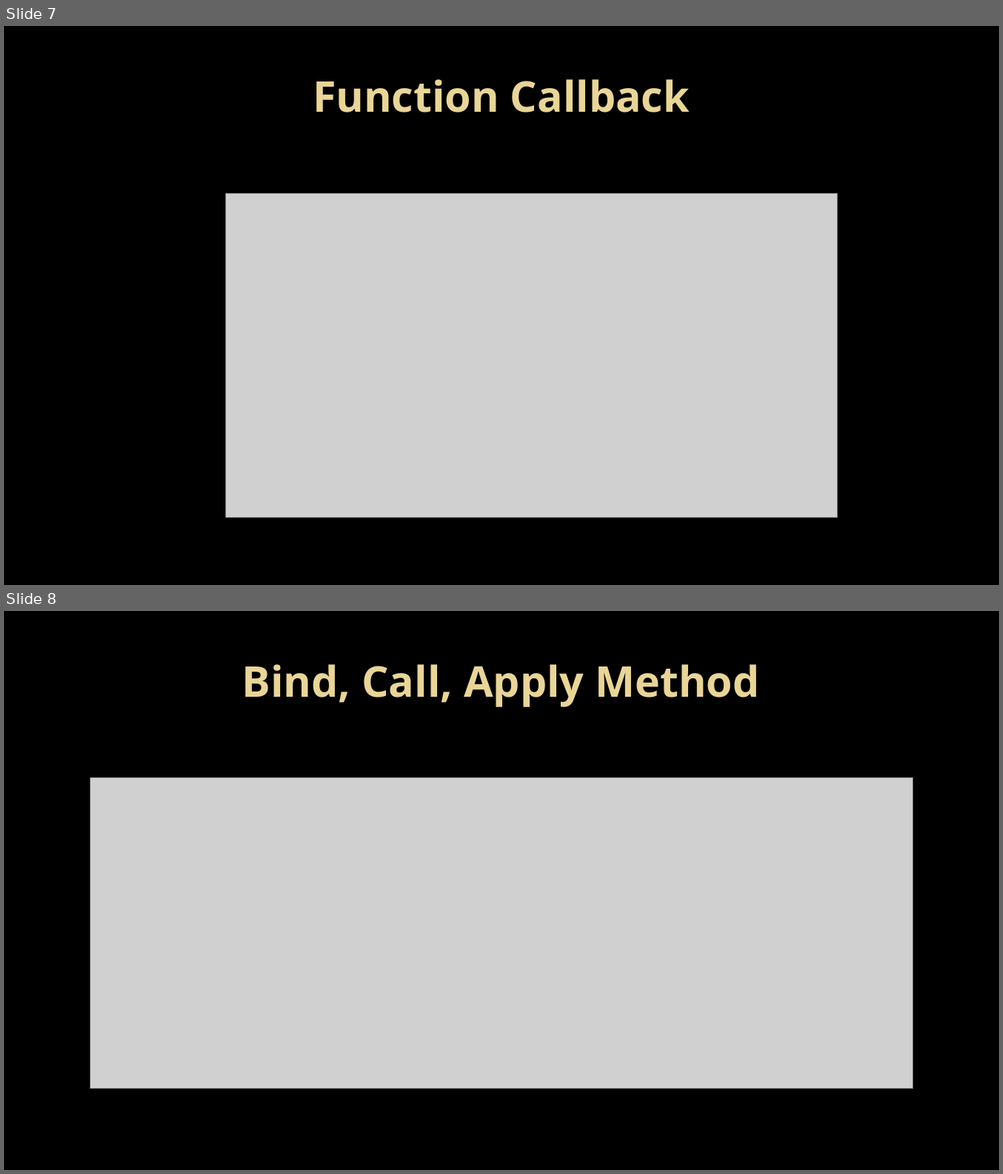
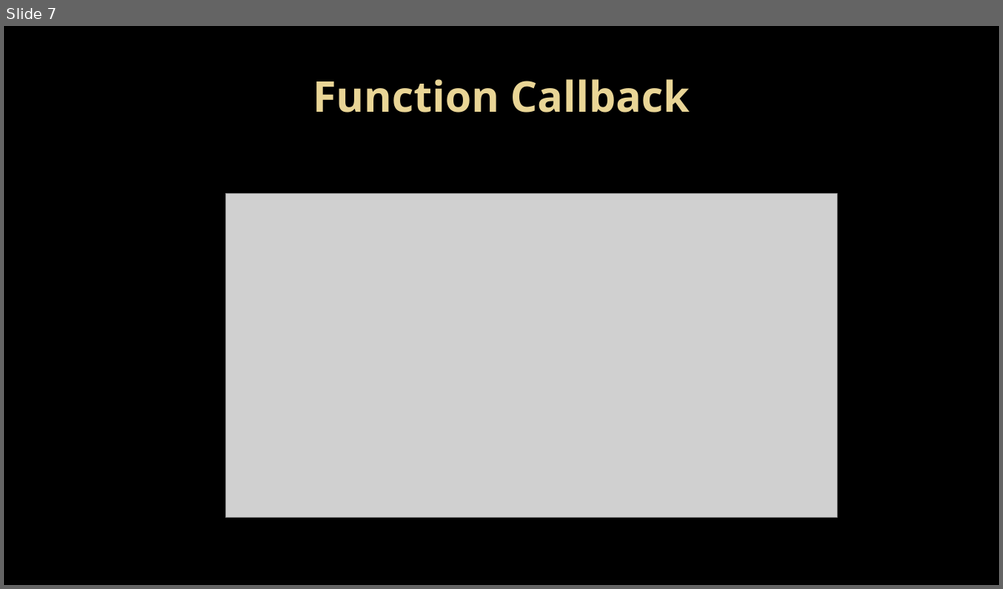
Before and after one commit to salman3009/newtownJuneBatch, a slide deck: 2022/June_Batch/5Javascript/others/new-version/11javascript - Advance-Function.pptx. Shown one above the other, each under a label of ours: slides 7 and 8 before the commit, slide 7 after it. The pictures are 1003x1174 and 1003x589 pixels, drawn with LibreOffice and Linux fonts; fonts in the diff are those of the drawing; grey boxes stand for pictures; background and template pictures are left out. Boxes give left, top, right and bottom in pixels: in the first picture for what was removed or moved away, otherwise in the second. Text is boxed around its words. In the diff, an @@ line names an element or a change of style, - is before the commit and + after.

```diff
--- a/2022/June_Batch/5Javascript/others/new-version/11javascript - Advance-Function.pptx
+++ b/2022/June_Batch/5Javascript/others/new-version/11javascript - Advance-Function.pptx
@@ slide 8 removed at <box>4,611,999,1170</box>, background picture (left out) @@
@@ title removed at <box>242,664,759,707</box> @@
-Bind, Call, Apply Method
@@ picture removed at <box>91,778,913,1089</box> @@
```
Also in this commit, not shown: 3 slides added, 1 other slide removed, 10 other files.
